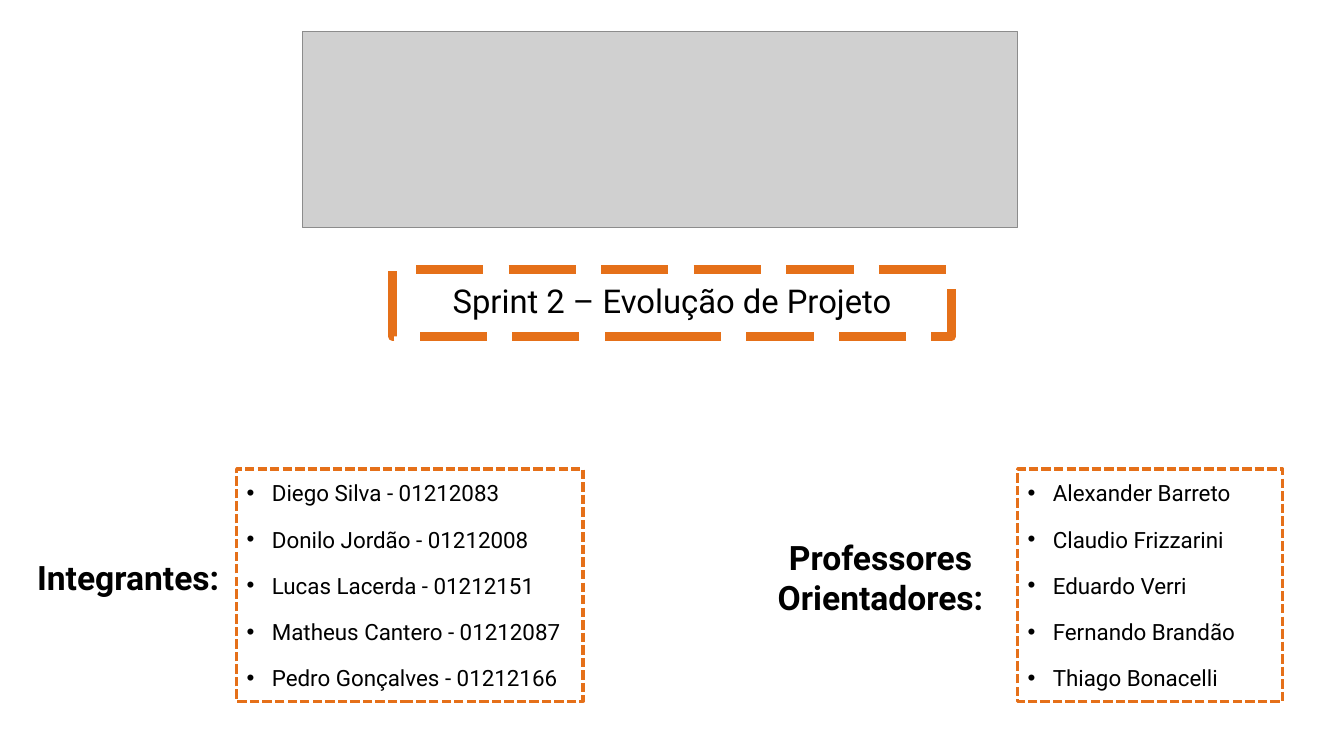
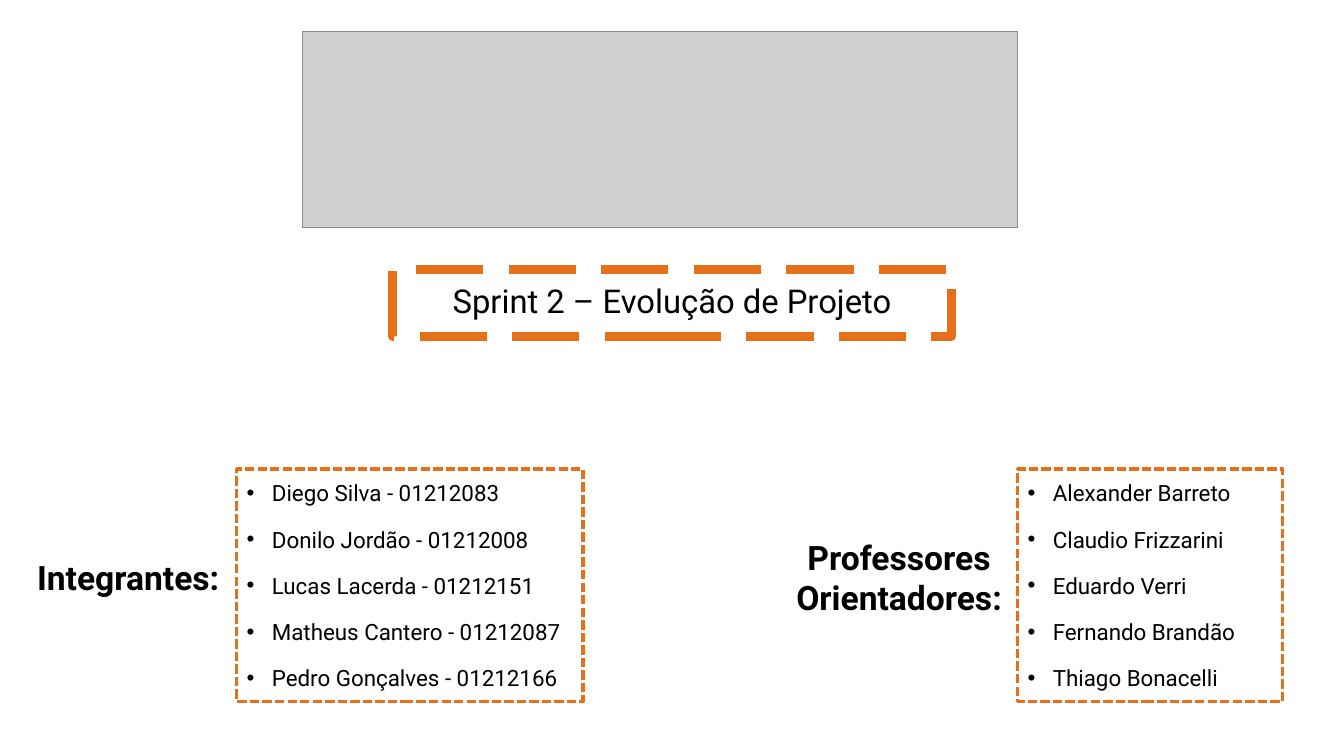
Before and after one commit to diegozn/busfacility, a slide deck: slide 1 of Apresentação/Sprint 2.pptx. Drawn at 1344x756 pixels with LibreOffice and Linux fonts; fonts in the diff are those of the drawing; grey boxes stand for pictures. Boxes give left, top, right and bottom in pixels: in the first picture for what was removed or moved away, otherwise in the second. Text is boxed around its words. In the diff, an @@ line names an element or a change of style, - is before the commit and + after.

```diff
--- a/Apresentação/Sprint 2.pptx
+++ b/Apresentação/Sprint 2.pptx
@@ text "Professores Orientadores:": place and size @@
-text "Professores Orientadores:" at <box>778,544,983,611</box>
+text "Professores Orientadores:" at <box>796,544,1001,611</box>
```
Also in this commit, not shown: 6 other slides changed, 1 other file.
